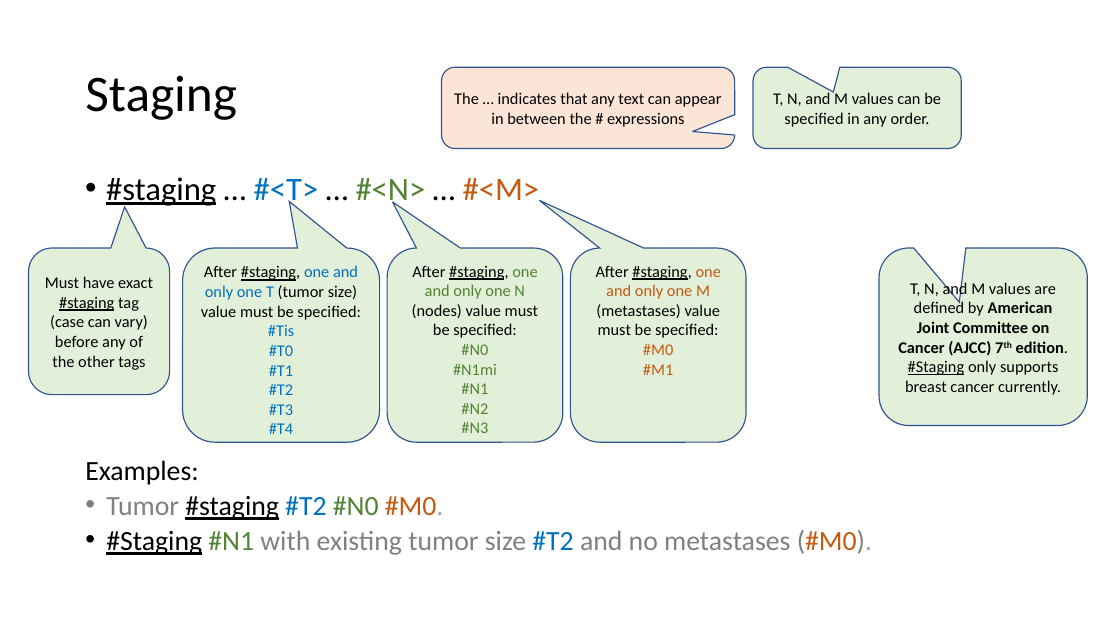
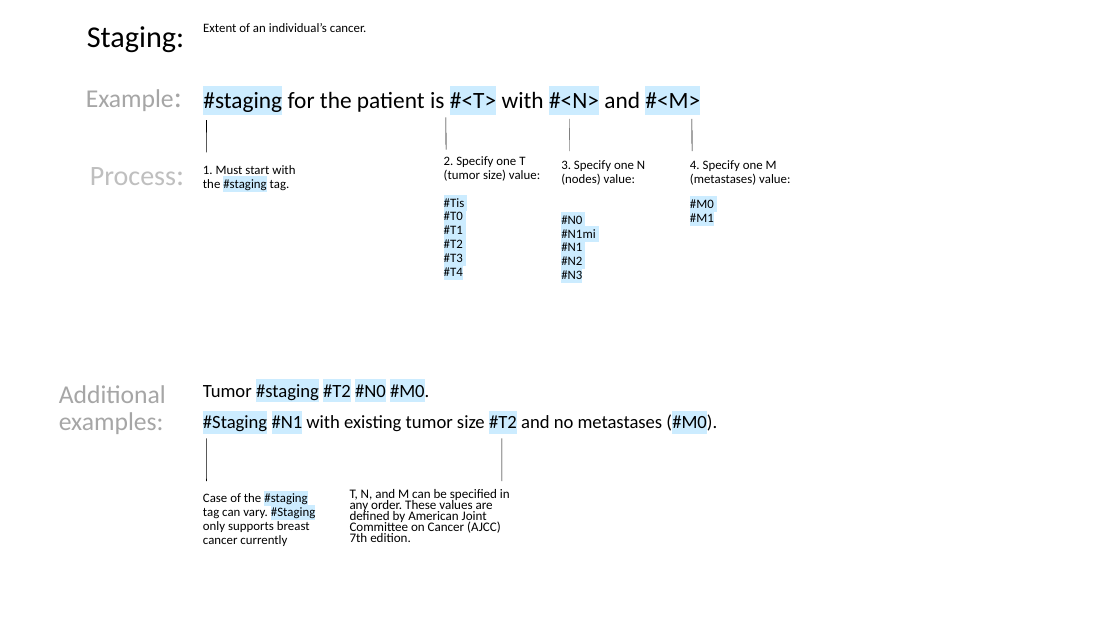
Before and after one commit to FluxNotes/flux, a slide deck: slide 4 of docs/Structured Phrase Format Descriptions.pptx (slide 3 before the commit). Drawn at 1120x630 pixels with LibreOffice and Linux fonts; fonts in the diff are those of the drawing. Boxes give left, top, right and bottom in pixels: in the first picture for what was removed or moved away, otherwise in the second. Text is boxed around its words. In the diff, an @@ line names an element or a change of style, - is before the commit and + after.

```diff
--- a/docs/Structured Phrase Format Descriptions.pptx
+++ b/docs/Structured Phrase Format Descriptions.pptx
@@ text "Staging:" at (x1=87, y1=26, x2=184, y2=53): vertical alignment middle to top @@
@@ text at (x1=87, y1=26, x2=184, y2=53): text changed; size 44 to 25.9 pt @@
-Staging
+Staging:
@@ text added at (x1=203, y1=23, x2=367, y2=32), 11 pt, text #000000 @@
+Extent of an individual’s cancer.
@@ text added at (x1=86, y1=89, x2=174, y2=111), 22 pt, text #A6A6A6 @@
+Example:
@@ rounded speech box removed at (x1=442, y1=67, x2=735, y2=149) @@
-The … indicates that any text can appear in between the # expressions
@@ rounded speech box removed at (x1=754, y1=67, x2=962, y2=149) @@
-T, N, and M values can be specified in any order.
@@ text at (x1=203, y1=91, x2=700, y2=112): text changed; size 28 to 20 pt @@
-• #staging … #<T> … #<N> … #<M>
+#staging for the patient is #<T> with #<N> and #<M>
@@ line added from (446, 150) to (446, 118), #000000 0.5 pt @@
@@ line added from (570, 151) to (570, 119), #808080 0.5 pt @@
@@ line added from (692, 151) to (692, 119), #000000 0.5 pt @@
@@ line added from (207, 152) to (207, 120), #000000 0.5 pt @@
@@ text added at (x1=90, y1=167, x2=176, y2=185), 24.1 pt, text #BFBFBF @@
+Process:
@@ text added at (x1=203, y1=165, x2=295, y2=191), 11 pt, text #000000 @@
+1. Must start with the #staging tag.
@@ text added at (x1=444, y1=156, x2=540, y2=276), 11 pt, text #000000 @@
+2. Specify one T (tumor size) value:
+#Tis
+#T0
+#T1
+#T2
+#T3
+#T4
@@ text added at (x1=561, y1=160, x2=645, y2=279), 11 pt, text #000000 @@
+3. Specify one N (nodes) value:
+#N0
+#N1mi
+#N1
+#N2
+#N3
@@ text added at (x1=690, y1=160, x2=790, y2=222), 11 pt, text #000000 @@
+4. Specify one M (metastases) value:
+#M0
+#M1
@@ rounded speech box removed at (x1=29, y1=248, x2=170, y2=395) @@
-Must have exact #staging tag (case can vary) before any of the other tags
@@ rounded speech box removed at (x1=182, y1=248, x2=380, y2=442) @@
-After #staging, one and only one T (tumor size) value must be specified:
-#Tis
-#T0
-#T1
-#T2
-#T3
-#T4
@@ rounded speech box removed at (x1=387, y1=248, x2=563, y2=442) @@
-After #staging, one and only one N (nodes) value must be specified:
-#N0
-#N1mi
-#N1
-#N2
-#N3
@@ rounded speech box removed at (x1=571, y1=248, x2=746, y2=442) @@
-After #staging, one and only one M (metastases) value must be specified:
-#M0
-#M1
@@ rounded speech box removed at (x1=880, y1=248, x2=1088, y2=425) @@
-T, N, and M values are defined by American Joint Committee on Cancer (AJCC) 7th edition. #Staging only supports breast cancer currently.
@@ text added at (x1=59, y1=385, x2=166, y2=434), 22 pt, text #A6A6A6 @@
+Additional examples:
@@ text "Tumor #staging #T2 #N0 #M0." moved from (x1=85, y1=460, x2=872, y2=555) to (x1=203, y1=381, x2=717, y2=434) @@
@@ text "Tumor #staging #T2 #N0 #M0." at (x1=203, y1=381, x2=717, y2=434): size 23.8 to 16 pt; text colour #808080 to #000000 in "Tumor", "with existing tumor size and no metastases ..."; text colour #0070C0 to #000000 in "#T2", "#T2"; text colour #548235 to #000000 in "#N0", "#N1"; text colour #C55A11 to #000000, text colour #A6A6A6 to #000000 in "#M0.", "(#M0)."; highlight none to #CCECFF in "#staging #T2 #N0 #M0.", "#Staging #N1 #T2 (#M0)."; underline off in "#staging", "#Staging"; bullet • to none; line spacing 0.7 to 0.9 @@
@@ line added from (207, 481) to (207, 439), #000000 0.5 pt @@
@@ line added from (502, 481) to (502, 439), #000000 0.5 pt @@
@@ text at (x1=85, y1=460, x2=198, y2=485): paragraph removed @@
-Examples:
@@ text added at (x1=203, y1=493, x2=315, y2=546), 11 pt, text #000000 @@
+Case of the #staging tag can vary. #Staging only supports breast cancer currently
@@ text added at (x1=350, y1=489, x2=510, y2=542), 11.2 pt, text #000000 @@
+T, N, and M can be speciﬁed in any order. These values are deﬁned by American Joint Committee on Cancer (AJCC) 7th edition.
```
Also in this commit, not shown: 1 other slide changed, 2 slides added, 1 slide removed, 2 other files.
